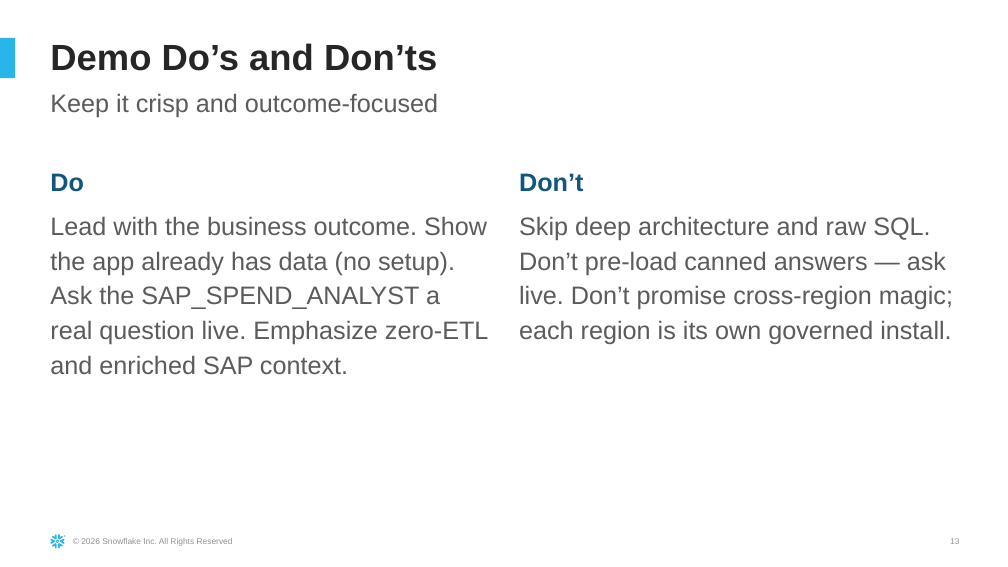
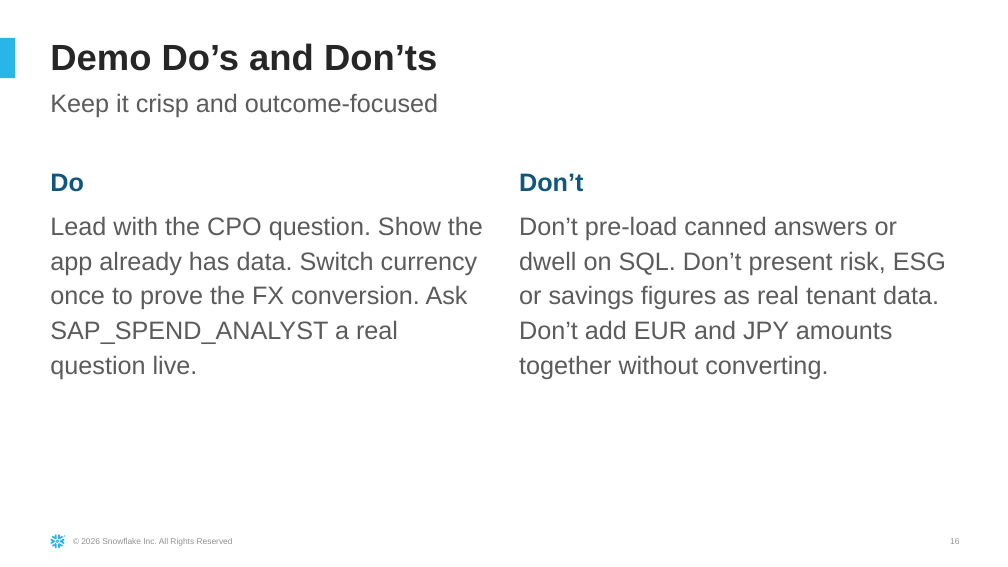
Before and after one commit to sfc-gh-dfreriks/sap-bdc-spend-360, a slide deck: slide 16 of docs/SAP_Spend_360_Demo_Guide.pptx (slide 13 before the commit). Drawn at 1008x567 pixels with LibreOffice and Linux fonts; fonts in the diff are those of the drawing. Boxes give left, top, right and bottom in pixels: in the first picture for what was removed or moved away, otherwise in the second. Text is boxed around its words. In the diff, an @@ line names an element or a change of style, - is before the commit and + after.

Commit message:
Rebuild the Spend 360 demo guide deck from a script
tools/build_demo_guide.py rewrites the July guide's text frames in place from
/tmp/spend_facts.json and adds three screenshot slides after Demo Act 1, the same
method as Working Capital 360. docs/SAP_Spend_360_Demo_Guide.pptx regenerated.

```diff
--- a/docs/SAP_Spend_360_Demo_Guide.pptx
+++ b/docs/SAP_Spend_360_Demo_Guide.pptx
@@ text at (x1=50, y1=216, x2=483, y2=379): text changed @@
-Lead with the business outcome. Show the app already has data (no setup). Ask the SAP_SPEND_ANALYST a real question live. Emphasize zero-ETL and enriched SAP context.
+Lead with the CPO question. Show the app already has data. Switch currency once to prove the FX conversion. Ask SAP_SPEND_ANALYST a real question live.
@@ text at (x1=519, y1=216, x2=946, y2=379): text changed @@
-Skip deep architecture and raw SQL. Don’t pre-load canned answers — ask live. Don’t promise cross-region magic; each region is its own governed install.
+Don’t pre-load canned answers or dwell on SQL. Don’t present risk, ESG or savings figures as real tenant data. Don’t add EUR and JPY amounts together without converting.
```
Also in this commit, not shown: 11 other slides changed, 3 slides added, 1 other file.
